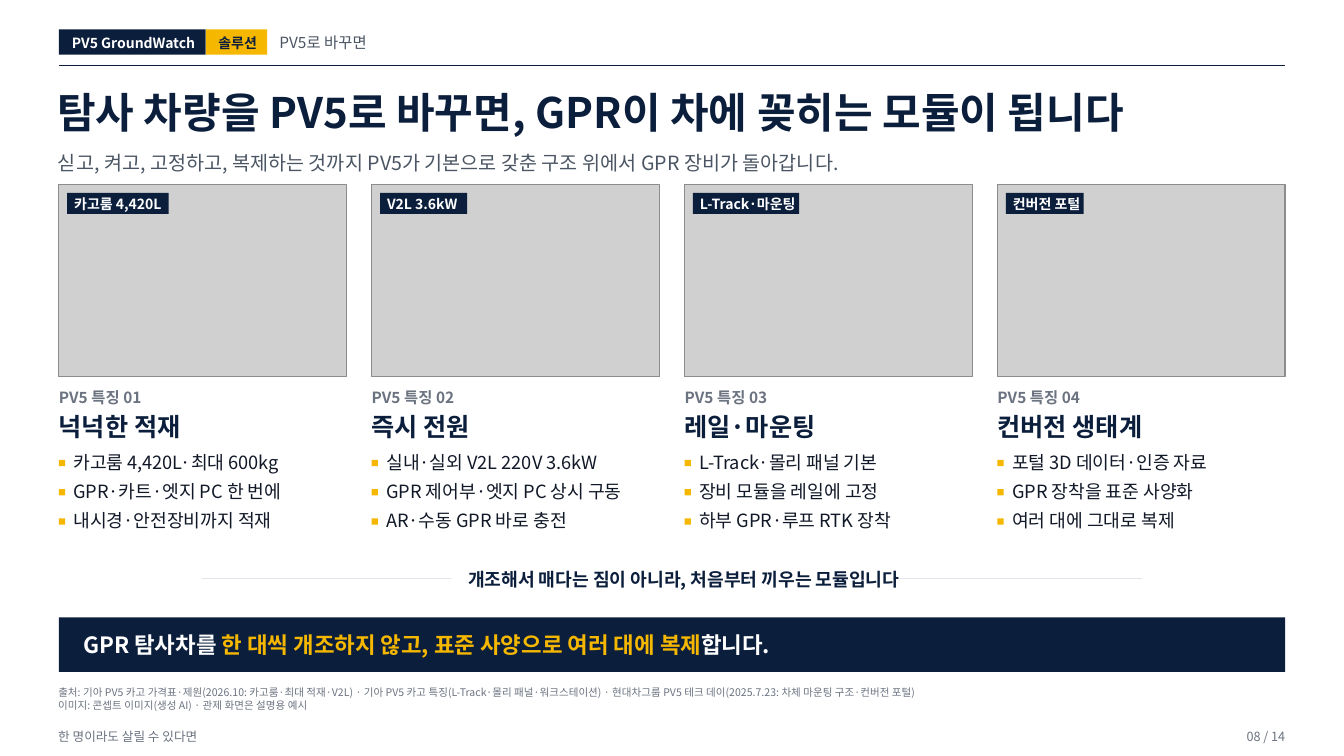
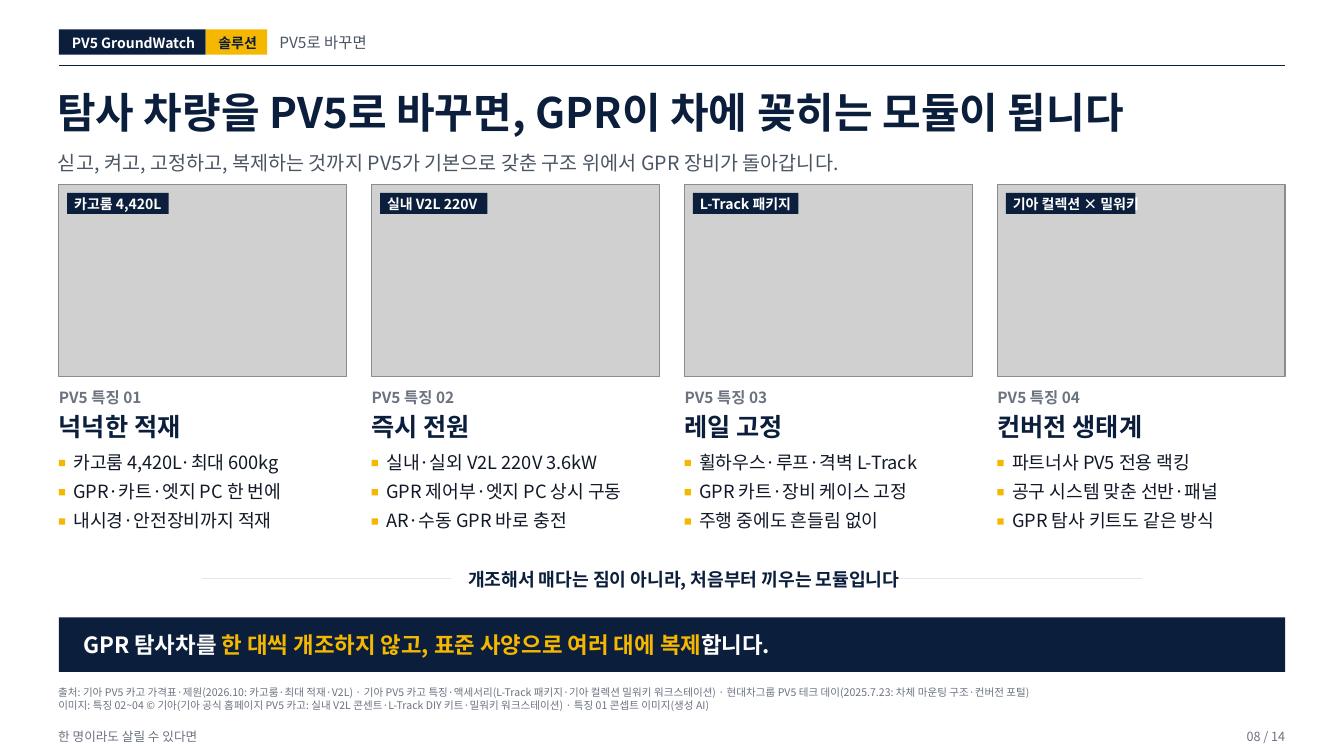
Before and after one commit to woojin-choe/pv5-hose-lab, a slide deck: slide 8 of ppt_all/PV5_GroundWatch_10_19.pptx. Drawn at 1344x756 pixels with LibreOffice and Linux fonts; fonts in the diff are those of the drawing; grey boxes stand for pictures. Boxes give left, top, right and bottom in pixels: in the first picture for what was removed or moved away, otherwise in the second. Text is boxed around its words. In the diff, an @@ line names an element or a change of style, - is before the commit and + after.

```diff
--- a/ppt_all/PV5_GroundWatch_10_19.pptx
+++ b/ppt_all/PV5_GroundWatch_10_19.pptx
@@ rectangle resized from (x1=380, y1=193, x2=467, y2=214) to (x1=380, y1=193, x2=487, y2=214) @@
@@ text at (x1=387, y1=197, x2=477, y2=210): text changed @@
-V2L 3.6kW
+실내 V2L 220V
@@ text at (x1=700, y1=197, x2=792, y2=211): text changed @@
-L-Track·마운팅
+L-Track 패키지
@@ rectangle resized from (x1=1006, y1=193, x2=1084, y2=214) to (x1=1006, y1=193, x2=1136, y2=214) @@
@@ text at (x1=1013, y1=195, x2=1139, y2=213): text changed @@
-컨버전 포털
+기아 컬렉션 × 밀워키
@@ text at (x1=685, y1=415, x2=783, y2=439): text changed @@
-레일·마운팅
+레일 고정
@@ text at (x1=699, y1=453, x2=917, y2=471): text changed @@
-L-Track·몰리 패널 기본
+휠하우스·루프·격벽 L-Track
@@ text at (x1=1012, y1=454, x2=1190, y2=471): text changed @@
-포털 3D 데이터·인증 자료
+파트너사 PV5 전용 랙킹
@@ text at (x1=699, y1=483, x2=907, y2=500): text changed @@
-장비 모듈을 레일에 고정
+GPR 카트·장비 케이스 고정
@@ text at (x1=1012, y1=483, x2=1218, y2=500): text changed @@
-GPR 장착을 표준 사양화
+공구 시스템 맞춘 선반·패널
@@ text at (x1=699, y1=511, x2=878, y2=529): text changed @@
-하부 GPR·루프 RTK 장착
+주행 중에도 흔들림 없이
@@ text at (x1=1012, y1=512, x2=1214, y2=529): text changed @@
-여러 대에 그대로 복제
+GPR 탐사 키트도 같은 방식
@@ text at (x1=58, y1=687, x2=1004, y2=698): text changed @@
-출처: 기아 PV5 카고 가격표·제원(2026.10: 카고룸·최대 적재·V2L) · 기아 PV5 카고 특징(L-Track·몰리 패널·워크스테이션) · 현대차그룹 PV5 테크 데이(2025.7.23: 차체 마운팅 구조·컨버전 포털)
+출처: 기아 PV5 카고 가격표·제원(2026.10: 카고룸·최대 적재·V2L) · 기아 PV5 카고 특징·액세서리(L-Track 패키지·기아 컬렉션 밀워키 워크스테이션) · 현대차그룹 PV5 테크 데이(2025.7.23: 차체 마운팅 구조·컨버전 포털)
@@ text at (x1=58, y1=700, x2=693, y2=711): text changed @@
-이미지: 콘셉트 이미지(생성 AI) · 관제 화면은 설명용 예시
+이미지: 특징 02~04 © 기아(기아 공식 홈페이지 PV5 카고: 실내 V2L 콘센트·L-Track DIY 키트·밀워키 워크스테이션) · 특징 01 콘셉트 이미지(생성 AI)
```
Also in this commit, not shown: 1 other file.
